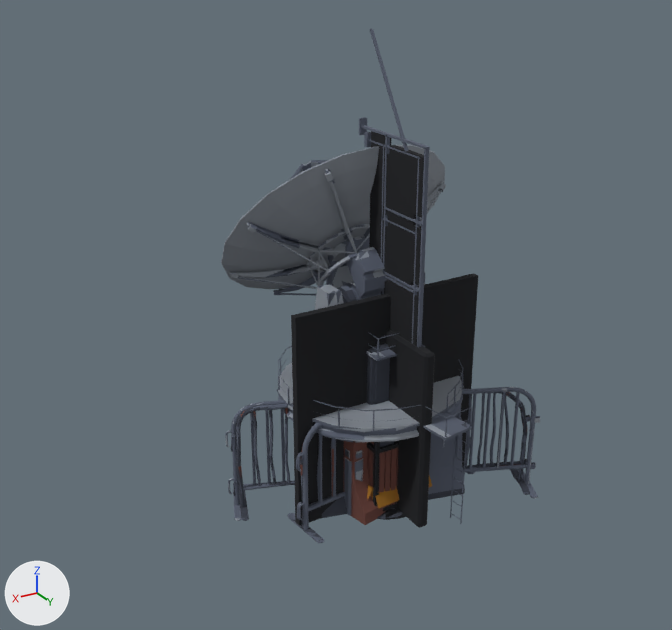
An edit to the glTF model packages/app/public/city/extra-props.glb, drawn before and after from the same camera.
The view is the same before and after, from a 50 mm camera at (4.36, 6.35, 5.2) aimed at (0.32, -0.4, 1.83). Every picture has the same lights, and +X, +Y and +Z are marked at lower left. The picture after the commit comes second.

In view in the first picture: 'ex-atm-wall', 'ex-barrier-concrete', 'ex-barrier-red', 'ex-bin-boarded', 'ex-blade-frame', 'ex-blade-led', 'ex-blade-narrow', 'ex-dish', 'ex-exit-door', 'ex-railing-a-bent', 'ex-railing-b', 'ex-railing-b-bent' and 3 more.
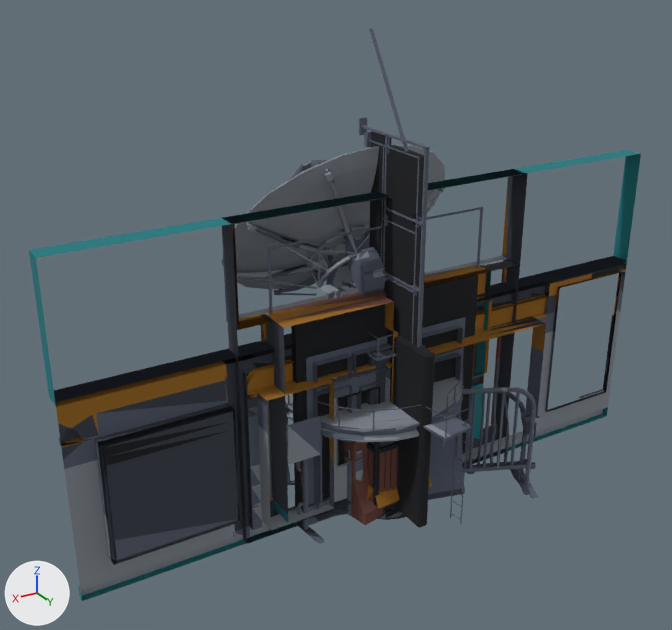
Changed parts and their boxes (x1, y1, x2, y2) in the pictures (672 x 630 px):
'ex-front-wide', added
    after: (29, 150, 641, 601)
'ex-front-counter', added
    after: (222, 169, 528, 544)
'ex-front-door', added
    after: (267, 207, 483, 525)

What changed in the scene script:
```text
Add me_ex_front_counter:
    me_ex_front_counter.from_pydata(...)  # 338 vertices, 574 faces; spans x -1.5..1.5, y -0.19..0.19, z 0.0..3.0
    me_ex_front_counter.materials.append(mat_city_palette)
Add me_ex_front_door:
    me_ex_front_door.from_pydata(...)  # 507 vertices, 734 faces; spans x -1.13..1.13, y -0.14..0.14, z 0.0..2.7
    me_ex_front_door.materials.append(mat_city_palette)
Add me_ex_front_wide:
    me_ex_front_wide.from_pydata(...)  # 1111 vertices, 1971 faces; spans x -3.0..3.0, y -0.19..0.19, z 0.0..3.0
    me_ex_front_wide.materials.append(mat_city_palette)
Add ob_ex_front_counter:
    ob_ex_front_counter = bpy.data.objects.new('ex-front-counter', me_ex_front_counter)
    ob_ex_front_counter.location = (0.0, 0.0, 0.0)
Add ob_ex_front_door:
    ob_ex_front_door = bpy.data.objects.new('ex-front-door', me_ex_front_door)
    ob_ex_front_door.location = (0.0, 0.0, 0.0)
Add ob_ex_front_wide:
    ob_ex_front_wide = bpy.data.objects.new('ex-front-wide', me_ex_front_wide)
    ob_ex_front_wide.location = (0.0, 0.0, 0.0)
```
